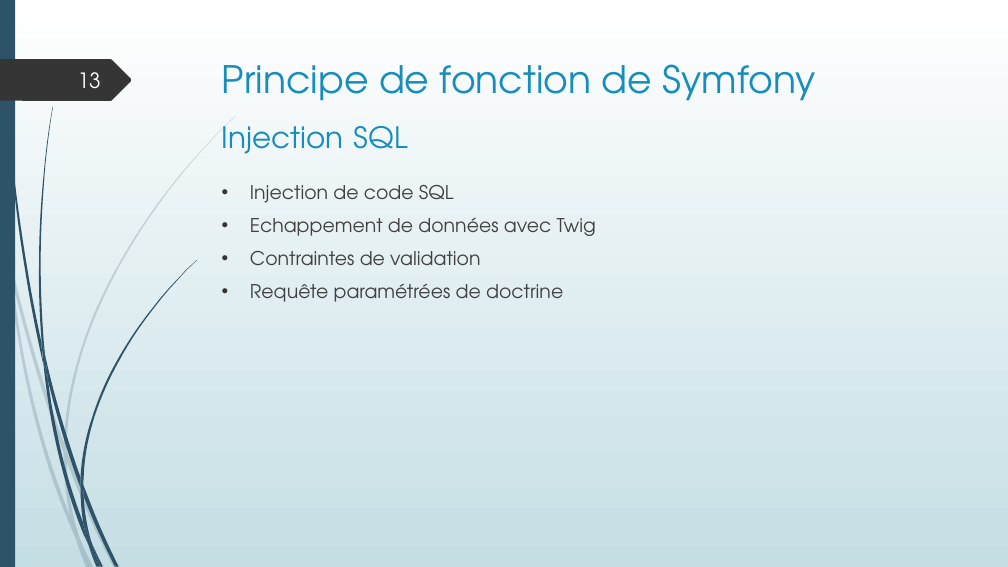
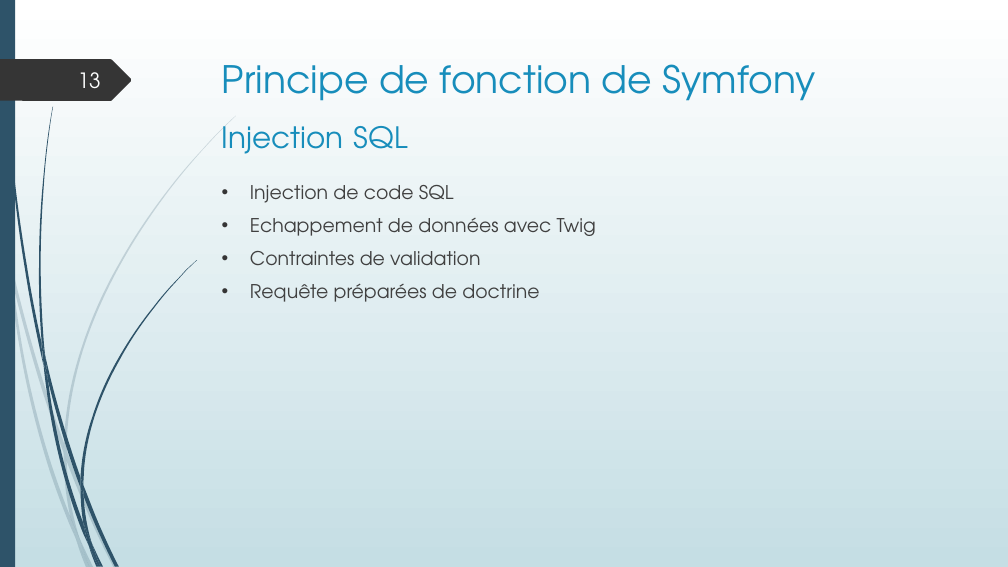
Before and after one commit to LisaF0/projet, a slide deck: slide 13 of aDoc/Projet boutique en ligne.pptx. Drawn at 1008x567 pixels with LibreOffice and Linux fonts; fonts in the diff are those of the drawing. Boxes give left, top, right and bottom in pixels: in the first picture for what was removed or moved away, otherwise in the second. Text is boxed around its words. In the diff, an @@ line names an element or a change of style, - is before the commit and + after.

```diff
--- a/aDoc/Projet boutique en ligne.pptx
+++ b/aDoc/Projet boutique en ligne.pptx
@@ text at (250, 284, 539, 302): text changed @@
-• Requête paramétrées de doctrine
+• Requête préparées de doctrine
```
Also in this commit, not shown: 11 other slides changed, 3 slides added, 15 other files.
